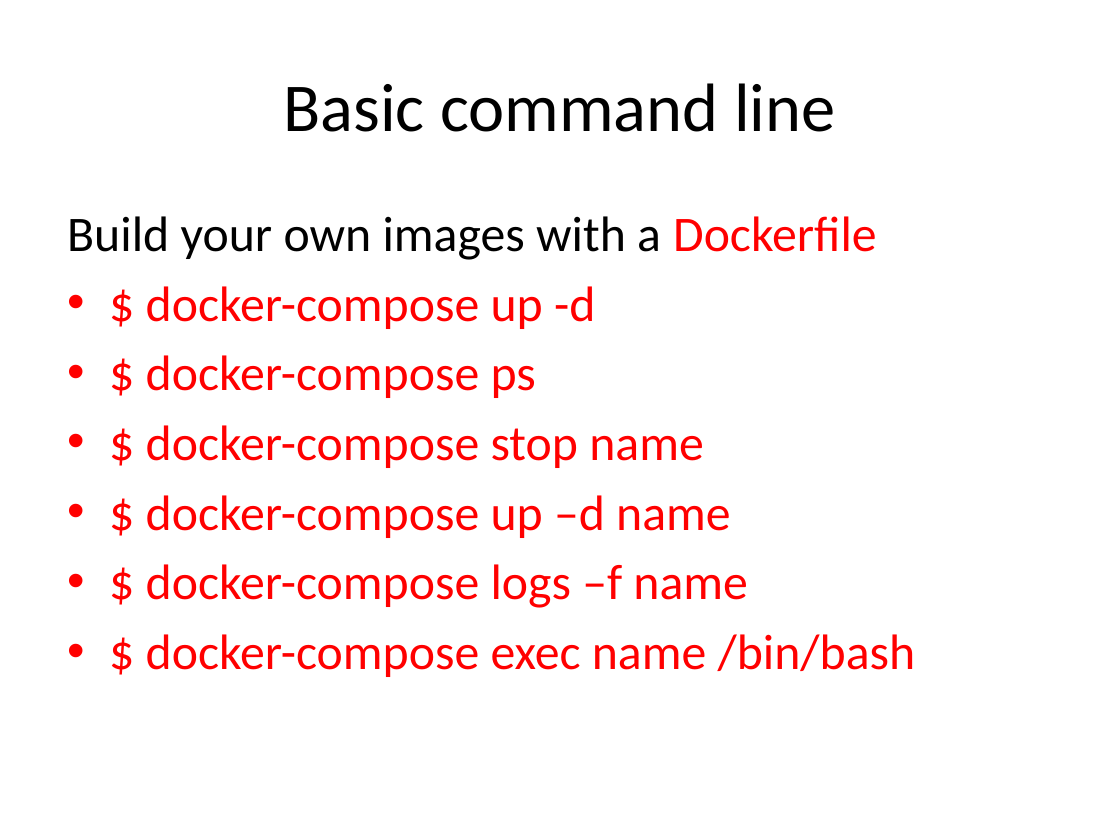
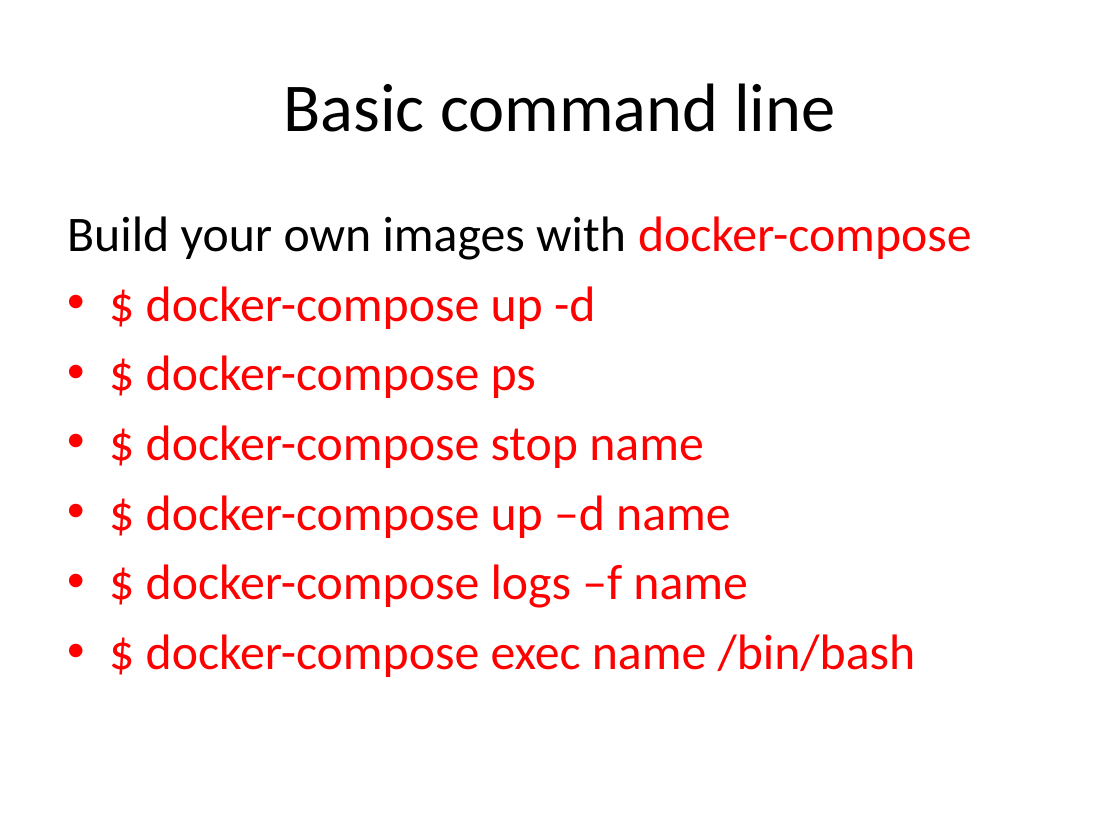
Before and after one commit to wrasdf/ddd-workshop, a slide deck: slide 6 of day-4/ddd-4.pptx. Drawn at 1120x840 pixels with LibreOffice and Linux fonts; fonts in the diff are those of the drawing. Boxes give left, top, right and bottom in pixels: in the first picture for what was removed or moved away, otherwise in the second. Text is boxed around its words. In the diff, an @@ line names an element or a change of style, - is before the commit and + after.

Commit message:
[Kerry] add a simple nginx demo for day-4 docker-compose file

```diff
--- a/day-4/ddd-4.pptx
+++ b/day-4/ddd-4.pptx
@@ text at <box>67,216,972,260</box>: text changed @@
-Build your own images with a Dockerfile
+Build your own images with docker-compose
```
Also in this commit, not shown: 3 other slides changed, 1 other file.
